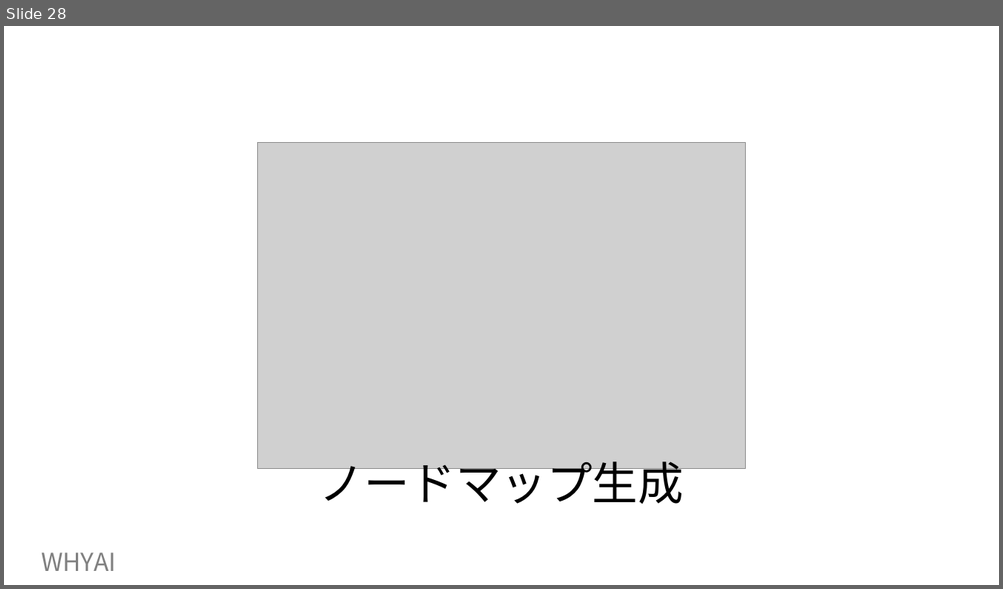
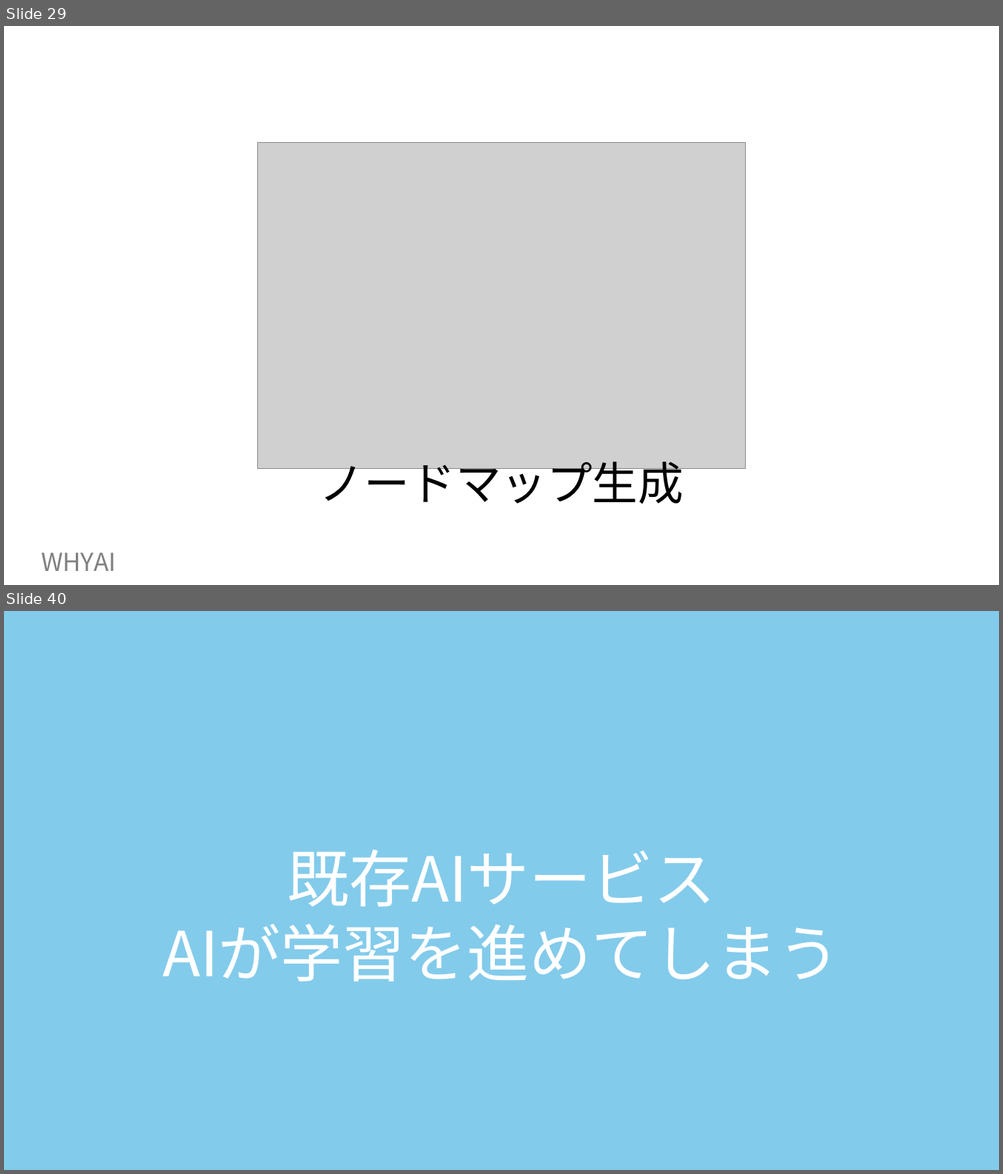
Before and after one commit to ishiomaru/WHYAI, a slide deck: docs/docs-new/WHYAI slide1.pptx. Shown one above the other, each under a label of ours: slide 28 before the commit, slides 29 and 40 after it; the slides between them are not shown. The pictures are 1003x589 and 1003x1174 pixels, drawn with LibreOffice and Linux fonts; fonts in the diff are those of the drawing; grey boxes stand for pictures. Boxes give left, top, right and bottom in pixels: in the first picture for what was removed or moved away, otherwise in the second. Text is boxed around its words. In the diff, an @@ line names an element or a change of style, - is before the commit and + after.

```diff
--- a/docs/docs-new/WHYAI slide1.pptx
+++ b/docs/docs-new/WHYAI slide1.pptx
@@ slide 40 added at bbox=[4, 611, 999, 1170], background #83CBEB @@
@@ text added at bbox=[162, 849, 840, 982], 60 pt, text #FFFFFF @@
+既存AIサービス
+AIが学習を進めてしまう
@@ what was slide 28 is now slide 29 @@
```
Also in this commit, not shown: 2 slides changed, 18 other slides added, 1 slide removed, 2 other files.
